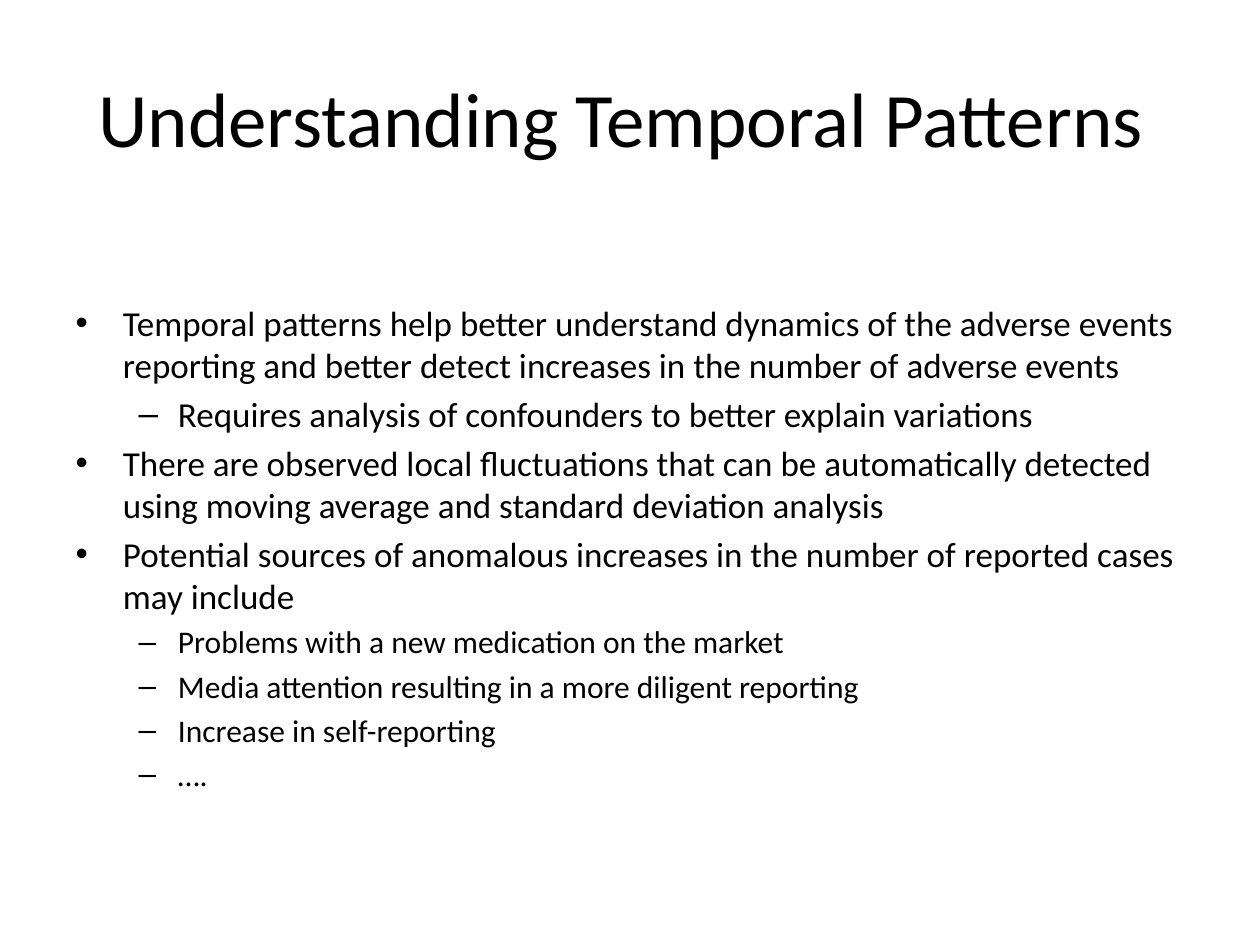
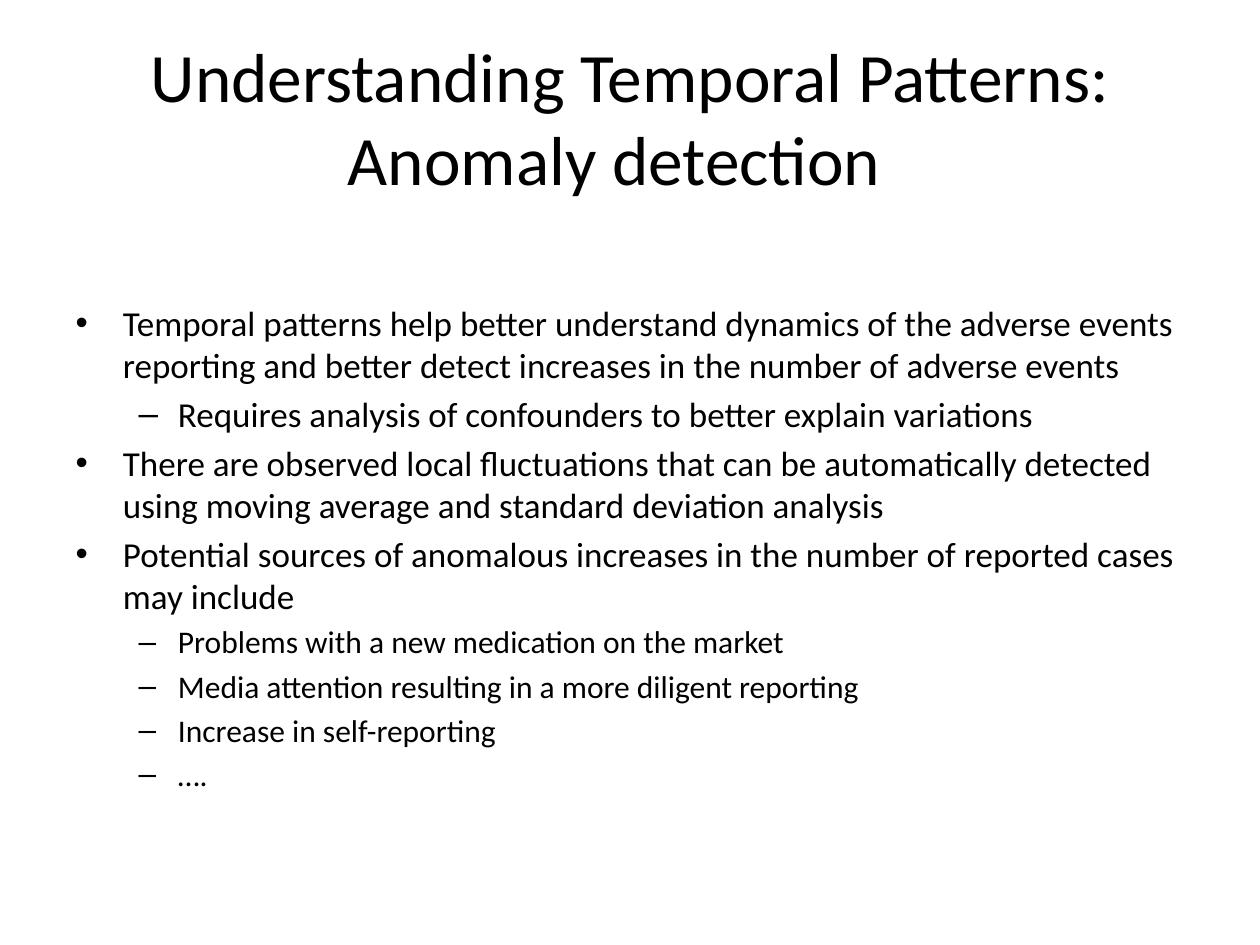
Before and after one commit to nmarkuzon/DrugAdverseEvents, a slide deck: slide 8 of ReportExploringData.pptx. Drawn at 1260x945 pixels with LibreOffice and Linux fonts; fonts in the diff are those of the drawing. Boxes give left, top, right and bottom in pixels: in the first picture for what was removed or moved away, otherwise in the second. Text is boxed around its words. In the diff, an @@ line names an element or a change of style, - is before the commit and + after.

```diff
--- a/ReportExploringData.pptx
+++ b/ReportExploringData.pptx
@@ title at box(151, 54, 1109, 197): text changed; size 44 to 39.6 pt @@
-Understanding Temporal Patterns
+Understanding Temporal Patterns: Anomaly detection
```
Also in this commit, not shown: 2 other slides changed.
